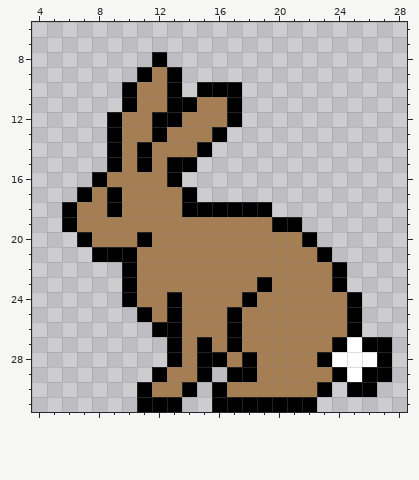
Pixel-art sprite, stored at ThePrincessBard/ThePrincessBardContent/Graphics/rabbit/rabbit.png. The first picture shows the starting point.
The file is 32x32 pixels. Shown: x 4..28, y 6..31. The old version is drawn lined up with the new one.
The result:
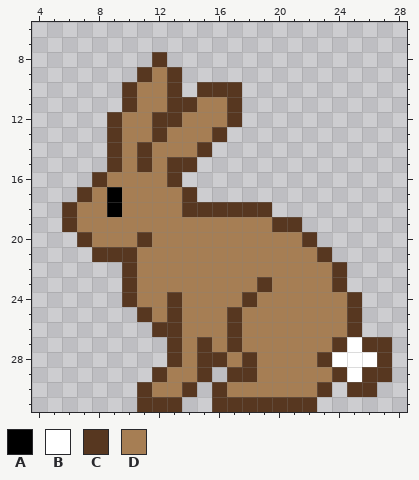
Palette (. is transparent): A #000000  B #ffffff  C #573720  D #a67e54
What changed:
whole drawing moved by -1,+2 (the old picture is shown already moved)
@@ x 4..28 @@
  7 .........................
- 8 ........A................
- 9 .......ADA...............
-10 ......ADDA.AAA...........
-11 ......ADDAADDA...........
-12 .....ADDAADDDA...........
-13 .....ADDADDDA............
-14 .....ADADDDA.............
-15 .....ADADAA..............
-16 ....ADDDDA...............
-17 ...ADADDDDA..............
-18 ..ADDADDDDAAAAAA.........
-19 ..ADDDDDDDDDDDDDAA.......
-20 ...ADDDADDDDDDDDDDA......
-21 ....AAADDDDDDDDDDDDA.....
-22 ......ADDDDDDDDDDDDDA....
-23 ......ADDDDDDDDADDDDA....
-24 ......ADDADDDDADDDDDDA...
-25 .......ADADDDADDDDDDDA...
-26 ........AADDDADDDDDDDA...
-27 .........ADADADDDDDDABAA.
-28 .........ADAADADDDDABBBA.
-29 ........ADDA.AADDDDDABAA.
-30 .......ADDA.ADDDDDDA.AA..
-31 .......AAA..AAAAAAA......
+ 8 ........C................
+ 9 .......CDC...............
+10 ......CDDC.CCC...........
+11 ......CDDCCDDC...........
+12 .....CDDCCDDDC...........
+13 .....CDDCDDDC............
+14 .....CDCDDDC.............
+15 .....CDCDCC..............
+16 ....CDDDDC...............
+17 ...CDADDDDC..............
+18 ..CDDADDDDCCCCCC.........
+19 ..CDDDDDDDDDDDDDCC.......
+20 ...CDDDCDDDDDDDDDDC......
+21 ....CCCDDDDDDDDDDDDC.....
+22 ......CDDDDDDDDDDDDDC....
+23 ......CDDDDDDDDCDDDDC....
+24 ......CDDCDDDDCDDDDDDC...
+25 .......CDCDDDCDDDDDDDC...
+26 ........CCDDDCDDDDDDDC...
+27 .........CDCDCDDDDDDCBCC.
+28 .........CDCCDCDDDDCBBBC.
+29 ........CDDC.CCDDDDDCBCC.
+30 .......CDDC.CDDDDDDC.CC..
+31 .......CCC..CCCCCCC......
